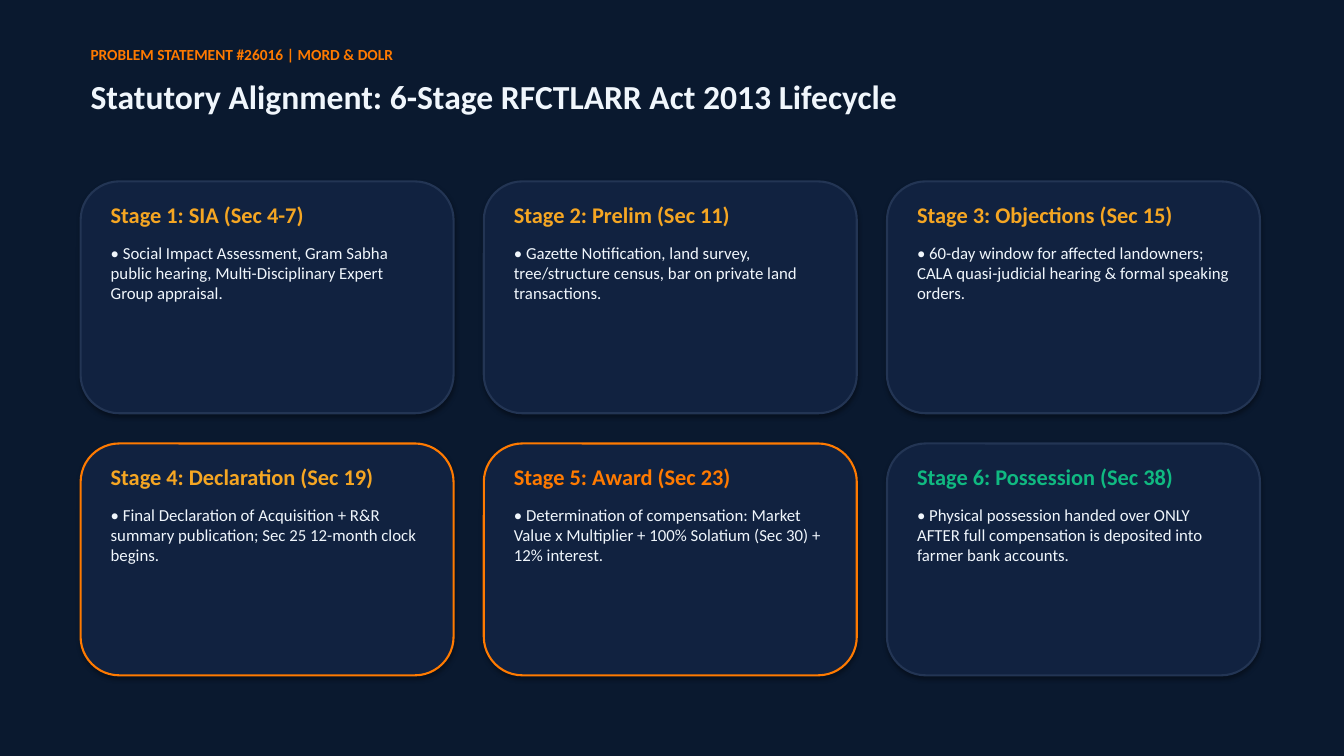
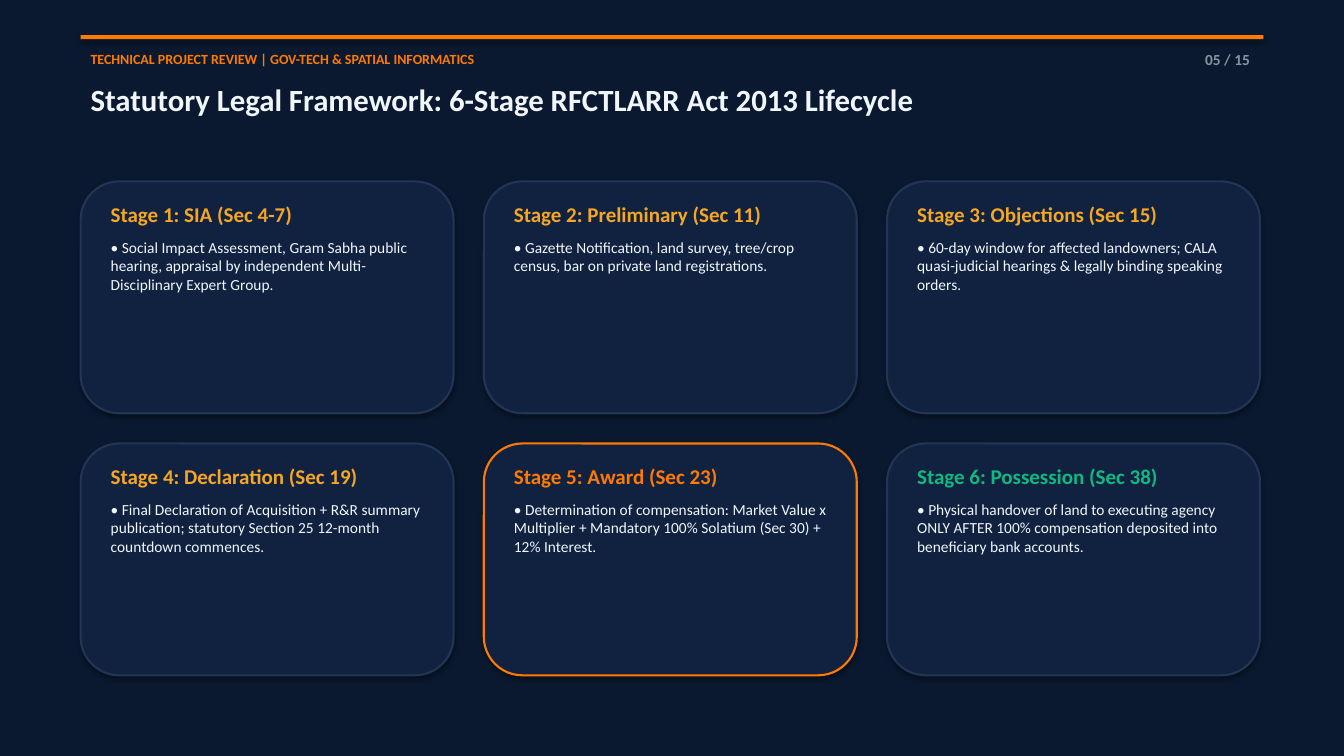
Before and after one commit to Mohan-das457/National-Land-Acquisition-Management-System, a slide deck: slide 5 of NLAMS_Project_Review_Presentation.pptx (slide 3 before the commit). Drawn at 1344x756 pixels with LibreOffice and Linux fonts; fonts in the diff are those of the drawing. Boxes give left, top, right and bottom in pixels: in the first picture for what was removed or moved away, otherwise in the second. Text is boxed around its words. In the diff, an @@ line names an element or a change of style, - is before the commit and + after.

Commit message:
feat(presentation): add 15-slide technical project review PPT and remove SIH references

```diff
--- a/NLAMS_Project_Review_Presentation.pptx
+++ b/NLAMS_Project_Review_Presentation.pptx
@@ rectangle added at (81,35,1263,39), fill #FF7A00 @@
@@ text removed at (91,49,393,60) @@
-PROBLEM STATEMENT #26016 | MORD & DOLR
@@ text added at (91,55,475,64), 10 pt, text #FF7A00, bold @@
+TECHNICAL PROJECT REVIEW | GOV-TECH & SPATIAL INFORMATICS
@@ text added at (1205,55,1250,65), 11 pt, text #8B949E, bold @@
+05 / 15
@@ text at (91,89,913,117): text changed; size 24 to 22 pt @@
-Statutory Alignment: 6-Stage RFCTLARR Act 2013 Lifecycle
+Statutory Legal Framework: 6-Stage RFCTLARR Act 2013 Lifecycle
@@ text at (111,206,292,226): size 16 to 15 pt in "Stage 1: SIA (Sec 4-7)"; less space between paragraphs @@
@@ text at (514,206,794,274): text changed; size 12 to 11 pt @@
-Stage 2: Prelim (Sec 11)
-• Gazette Notification, land survey, tree/structure census, bar on private land transactions.
+Stage 2: Preliminary (Sec 11)
+• Gazette Notification, land survey, tree/crop census, bar on private land registrations.
@@ text at (917,206,1157,226): size 16 to 15 pt in "Stage 3: Objections (Sec 15)"; less space between paragraphs @@
@@ text at (111,242,407,293): text changed; size 12 to 11 pt @@
-• Social Impact Assessment, Gram Sabha public hearing, Multi-Disciplinary Expert Group appraisal.
+• Social Impact Assessment, Gram Sabha public hearing, appraisal by independent Multi-Disciplinary Expert Group.
@@ text at (917,242,1222,290): text changed; size 12 to 11 pt @@
-• 60-day window for affected landowners; CALA quasi-judicial hearing & formal speaking orders.
+• 60-day window for affected landowners; CALA quasi-judicial hearings & legally binding speaking orders.
@@ rounded rectangle at (81,444,454,676): outline #FF7A00 1.5 pt to #233554 1.5 pt @@
@@ text at (111,468,357,488): size 16 to 15 pt in "Stage 4: Declaration (Sec 19)"; less space between paragraphs @@
@@ text at (514,468,718,488): size 16 to 15 pt in "Stage 5: Award (Sec 23)"; less space between paragraphs @@
@@ text at (917,468,1158,488): size 16 to 15 pt in "Stage 6: Possession (Sec 38)"; less space between paragraphs @@
@@ text at (111,504,421,552): text changed; size 12 to 11 pt @@
-• Final Declaration of Acquisition + R&R summary publication; Sec 25 12-month clock begins.
+• Final Declaration of Acquisition + R&R summary publication; statutory Section 25 12-month countdown commences.
@@ text at (514,504,826,552): text changed; size 12 to 11 pt @@
-• Determination of compensation: Market Value x Multiplier + 100% Solatium (Sec 30) + 12% interest.
+• Determination of compensation: Market Value x Multiplier + Mandatory 100% Solatium (Sec 30) + 12% Interest.
@@ text at (917,504,1218,555): text changed; size 12 to 11 pt @@
-• Physical possession handed over ONLY AFTER full compensation is deposited into farmer bank accounts.
+• Physical handover of land to executing agency ONLY AFTER 100% compensation deposited into beneficiary bank accounts.
```
Also in this commit, not shown: 7 other slides changed, 7 slides added, 2 slides removed, 18 other files.
